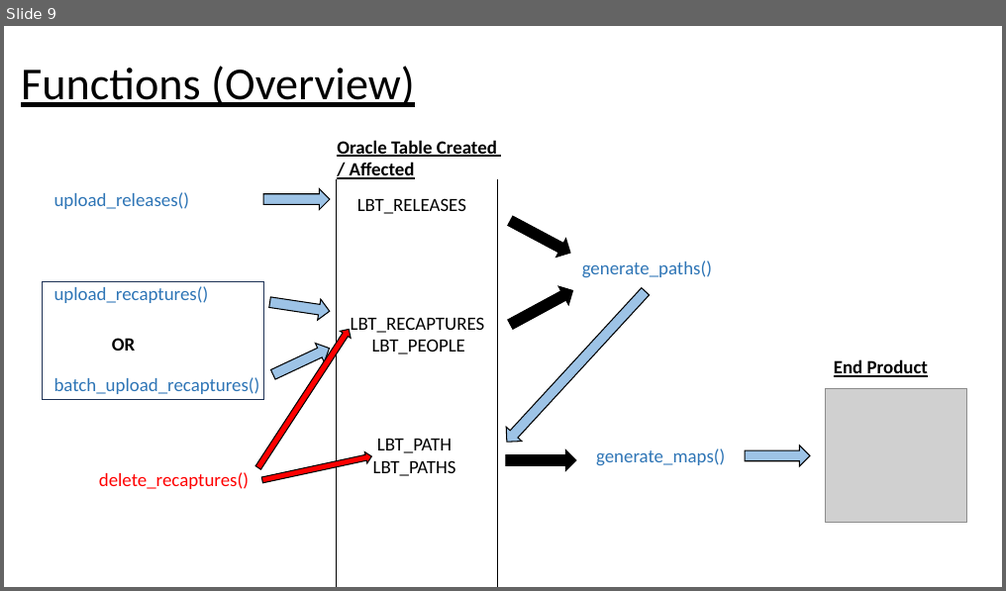
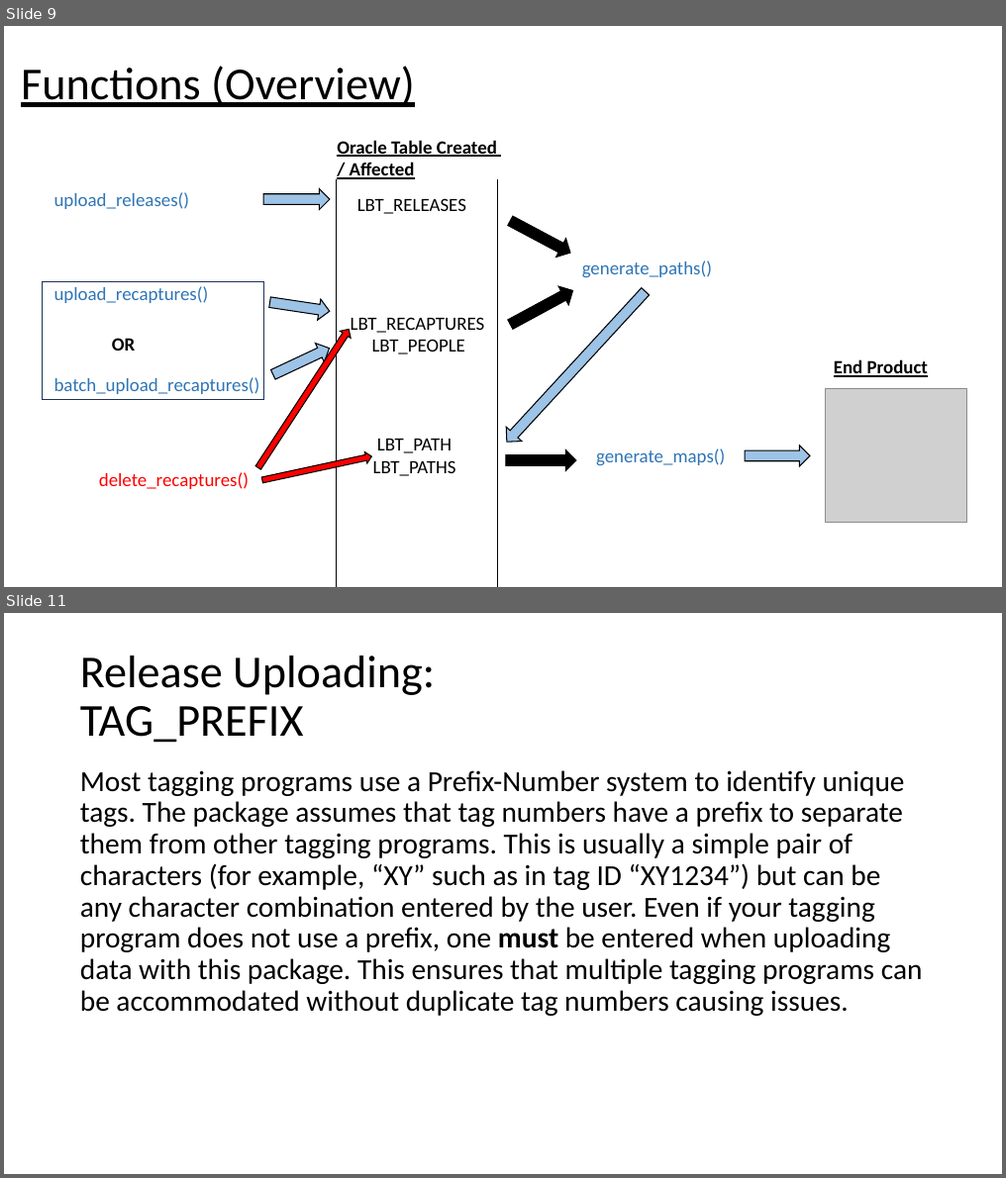
Before and after one commit to LobsterScience/LobTag2, a slide deck: app.files/user_guide.pptx. Shown one above the other, each under a label of ours: slide 9 before the commit, slides 9 and 11 after it; the slides between them are not shown. The pictures are 1006x591 and 1006x1178 pixels, drawn with LibreOffice and Linux fonts; fonts in the diff are those of the drawing; grey boxes stand for pictures. Boxes give left, top, right and bottom in pixels: in the first picture for what was removed or moved away, otherwise in the second. Text is boxed around its words. In the diff, an @@ line names an element or a change of style, - is before the commit and + after.

Commit message:
more slides added to user guide. Minor edits to generate_maps

```diff
--- a/app.files/user_guide.pptx
+++ b/app.files/user_guide.pptx
@@ slide 11 added at [4, 613, 1002, 1174], background #FFFFFF @@
@@ title added at [80, 656, 435, 743], 44 pt, text #000000 @@
+Release Uploading:
+TAG_PREFIX
@@ text added at [80, 770, 923, 1016], 28 pt, text #000000 @@
+Most tagging programs use a Prefix-Number system to identify unique tags. The package assumes that tag numbers have a prefix to separate them from other tagging programs. This is usually a simple pair of characters (for example, “XY” such as in tag ID “XY1234”) but can be any character combination entered by the user. Even if your tagging program does not use a prefix, one must be entered when uploading data with this package. This ensures that multiple tagging programs can be accommodated without duplicate tag numbers causing issues.
```
Also in this commit, not shown: 3 slides changed, 13 other slides added, 1 other file.
